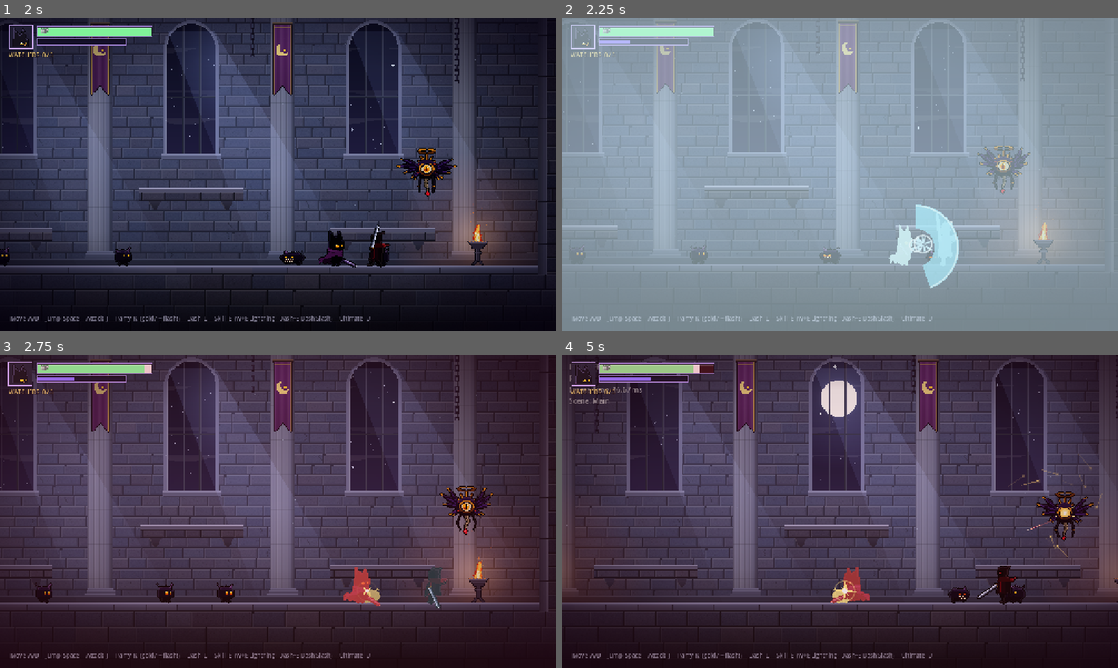
Above: before the commit, frames 1-4 (two rows, left to right).
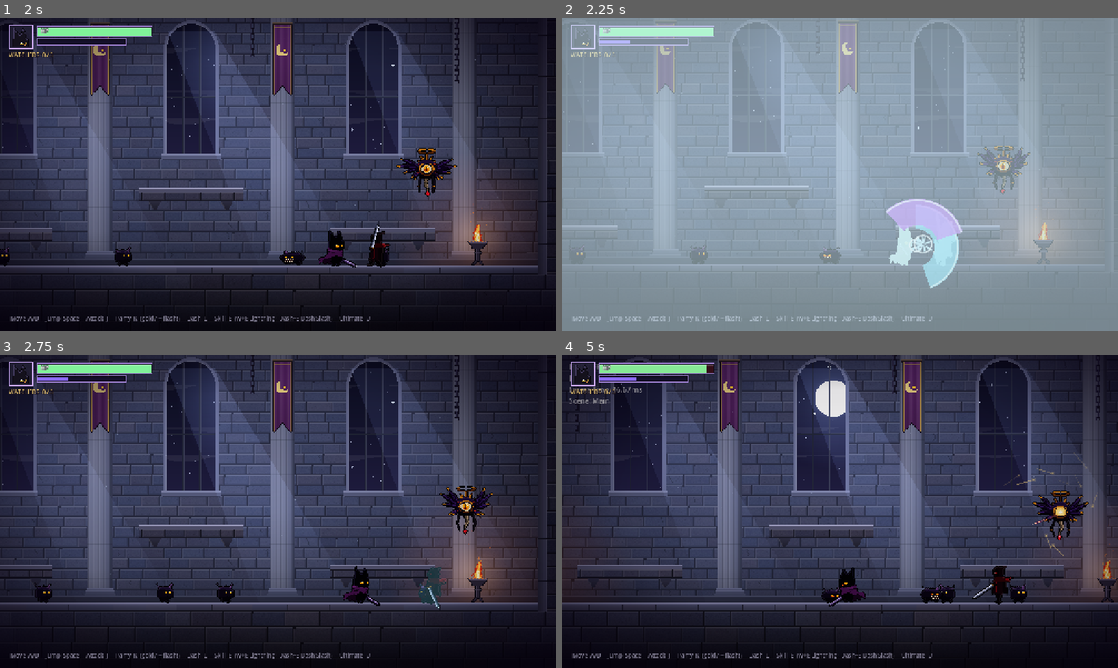
Above: after the commit, the same moments.

Repository: yunjeonghwan01-max/Vibe_voider
Game: Godot game, scene res://app/main.tscn
Same seed, same stepped clock (60 frames per second), same inputs: the game is played once before the commit and once after it. Sound files missing from this copy of the repository are replaced by a short silence.
Inputs (mouse positions are in pixels of both pictures, inside the frame that each line leads up to):
- Up to frame 1 (2 s): tap Enter at 0.5 s; move the mouse to (400, 158) at 0.52 s; hold Right (player_move_right) 0.53-1.28 s; tap J (player_attack) at 0.6 s; click (400, 158) at 0.67 s; tap Space (player_jump) at 0.77, 1.52 s; move the mouse to (166, 190) at 1.27 s; hold Down (player_move_down) from 1.28 s (still down); tap L (player_dash) at 1.35 s
- Up to frame 2 (2.25 s): move the mouse to (895, 105) at 2.02 s; release Down (player_move_down) at 2.03 s; hold Right (player_move_right) from 2.03 s (still down); tap K (player_parry) at 2.1 s
- Up to frame 3 (2.75 s): keep holding Right (player_move_right)
- Up to frame 4 (5 s): move the mouse to (812, 574) at 2.77 s; release Right (player_move_right) at 2.78 s; hold Up (player_move_up) 2.78-3.53 s; tap U (player_ultimate) at 2.85 s; click (812, 574) at 2.92 s; tap Space (player_jump) at 3.02, 3.77, 4.52 s; move the mouse to (1006, 558) at 3.52 s; hold Left (player_move_left) from 3.53 s (still down); tap 1 at 3.6 s; move the mouse to (673, 464) at 4.27 s; tap 9 at 4.35 s

Frame 1 is identical in both runs. In frame 2, 1.0% of the frame differs, in the area x 58-72%, y 57-77%; in frame 3, 9.4%; in frame 4, 32%, in the area x 0-100%, y 0-98%.

Commit message:
Counter: facing rule, one target per press, sweep stun, RCI path damage
- Melee counter only takes a glinting attack on the side you face (turn +
  counter on the same press is fine).
- Each press counters exactly one attack; simultaneous indicators need
  separate presses (chain window still links them).
- Melee success sweeps upward and staggers every field mob in front
  (no damage); other glinting attacks and bosses are left alone.
- Ranged counter also hits enemies on the line back to the shooter (20, temp).
- Haki burst 15 -> 20 (2N, temp).

Co-Authored-By: Claude Opus 5.5 <noreply@anthropic.com>

Diff:
--- a/actors/player/player.gd
+++ b/actors/player/player.gd
@@ -7,8 +7,12 @@
 ## 전투:  3연속 참격 콤보 / 반격(패링) / 슬롯 스킬(E: 기본·위·아래·대시 중 슬롯 — 장착은 slot_* 속성) / 궁극기(전투로 충전, 수동 발동)
 ##
 ## 반격 규칙: 적이 공격 직전 0.4초 동안 금빛으로 "반짝"인다. 그 순간 반격 키를 눌러야만 성공한다.
-##   - 카유공(감시자의 + 섬광, 0.4초): 바라보는 방향과 무관하게 반격 키로 받아친다 → X자 참격으로 즉사.
-##     단, 그 입력이 ParryBox 안의 반짝이는 근접 공격 반격에 쓰였다면 카유공은 받아치지 못한다.
+##   - 한 번의 입력은 대상 하나만 받아친다. 동시에 뜬 두 공격은 각각 따로 눌러야 한다.
+##   - 근접(반짝임): 그 적을 바라봐야 한다 (방향키와 반격 키를 동시에 눌러 돌아서며 받아쳐도 된다).
+##     성공하면 앞쪽으로 올려 베어 범위 안의 일반 적(field_mob)을 모두 기절시킨다 (피해 없음, 다른 반짝임은 제외).
+##   - 카유공(감시자의 + 섬광, 0.4초): 바라보는 방향과 무관하게 반격 키로 받아친다 → X자 참격 결정타,
+##     X자가 되돌아가는 길(플레이어 → 발사자)에 있던 적도 피해를 입는다.
+##     단, 그 입력이 바라보는 쪽의 반짝이는 근접 공격 반격에 쓰였다면 카유공은 받아치지 못한다.
 ##   - 연쇄 반격: 반격(근접/카유공)에 성공한 뒤 chain_window(0.2초) 안에 반격 키를 다시 누르면 "예약"된다.
 ##     예약은 창이 끝날 때까지 유효해서, 그 사이 반짝임/카유공이 생기면 자동으로 받아친다.
 ##     끝까지 받아칠 게 없으면 헛반격 없이 조용히 끝난다. 받아칠 때마다 창이 다시 열려 계속 이어갈 수 있다.
@@ -72,8 +76,12 @@
 @export var counter_damage: int = 999            # 카유공 반격 결정타 기본값 (즉사). 적이 counter_strike_damage()로 바꿀 수 있다
 @export var chain_window: float = 0.2            # 반격 성공 후 연쇄 반격 입력을 받는 시간
 @export var haki_every: int = 3                  # 연쇄 반격이 이만큼 이어질 때마다 패기 방출
-@export var haki_damage: int = 15                # 평타 1타(10)의 1.5배
+@export var haki_damage: int = 20                # 임시 2N
 @export var haki_ult_gain: float = 50.0          # 궁극기 게이지 (최대 100)
+@export var counter_sweep_reach: float = 95.0    # 근접 반격 성공의 올려 베기: 앞쪽으로 닿는 거리 (평타 약 70보다 조금 넓게)
+@export var counter_sweep_half_height: float = 60.0
+@export var counter_path_damage: int = 20        # 원거리 반격 X자가 되돌아가는 길에 있던 적 피해 (임시 2N)
+@export var counter_path_width: float = 40.0     # 그 길의 판정 폭 (선에서 이 거리 안)
 
 @export_group("Skill Slots")
 ## 입력 슬롯마다 장착한 스킬 이름. 스킬 키(E)를 누를 때 아래(S/↓) > 위(W/↑) > 기본 순으로 슬롯을 고른다.
@@ -1152,50 +1160,80 @@
 	_action_time = 0.0
 	velocity.x = move_toward(velocity.x, 0.0, run_speed)
 	_squash = Vector2(0.86, 1.14)
-
+	# 방향 전환과 반격을 동시에 눌러도 된다 — 누른 쪽을 먼저 바라본 뒤 판정한다.
+	var dir := _move_input()
+	if absf(dir) > 0.01:
+		facing = signf(dir)
+
+	# 한 번의 입력은 대상 하나만 받아친다 (동시에 뜬 두 공격은 따로 눌러야 한다).
 	var targets := _glinting_attackers()
 	if targets.is_empty():
-		# 반짝이는 근접 공격이 없으면, 열려 있는 카유공을 방향 무관하게 받아친다.
+		# 바라보는 쪽에 반짝이는 근접 공격이 없으면, 열려 있는 카유공을 방향 무관하게 받아친다.
 		var threats := _open_counter_threats()
 		if not threats.is_empty():
-			_start_counter(threats)
+			_start_counter([_nearest(threats)])
 			return
 		# 헛반격 — 반짝이지 않을 때 눌렀다. 경직 + 재사용 대기, 무적 없음.
 		_parry_success = false
 		_parry_cd = parry_whiff_cooldown
-		var dir := _move_input()
-		if absf(dir) > 0.01:
-			facing = signf(dir)
 		visual.play(&"parry")
 		_set_flash(Color(0.55, 0.7, 0.9), 0.35)
 		_sfx(sfx_whiff, 0.05)
 		_spawn_parry_stance(false)
 		return
 
+	var target := _nearest(targets)
 	_parry_success = true
 	_parry_cd = 0.0                   # 성공하면 바로 다음 공격(연격)도 받아칠 수 있다
 	_open_chain()
-	facing = signf(targets[0].global_position.x - global_position.x)
-	if facing == 0.0:
-		facing = 1.0
 	hurtbox.invincible = true
 	visual.play(&"parry_success")
 	_spawn_parry_stance(true)
-	_trigger_parry_success(targets)
+	_trigger_parry_success([target])
+	_counter_sweep()
 	_check_haki()
 
 
-## ParryBox 안에서 지금 반짝이고 있는(= 반격 가능한) 적들.
+## ParryBox 안에서 지금 반짝이고 있는(= 반격 가능한) 적 중 바라보는 쪽에 있는 적들.
+## 방향키를 누르고 있으면 그쪽을 바라보는 것으로 친다 (돌아서며 반격).
 func _glinting_attackers() -> Array[Enemy]:
+	var look := facing
+	if absf(_move_input()) > 0.01:
+		look = signf(_move_input())
 	var found: Array[Enemy] = []
 	for area in parry_box.get_overlapping_areas():
 		var hb := area as HitboxComponent
 		if hb == null:
 			continue
 		var enemy := hb.source as Enemy
-		if enemy != null and enemy.is_glinting() and not found.has(enemy):
+		if enemy == null or not enemy.is_glinting() or found.has(enemy):
+			continue
+		var dx := enemy.global_position.x - global_position.x
+		if signf(dx) == look or absf(dx) < 16.0:
 			found.append(enemy)
 	return found
+
+
+func _nearest(enemies: Array[Enemy]) -> Enemy:
+	var best: Enemy = enemies[0]
+	for e in enemies:
+		if e.global_position.distance_squared_to(global_position) < best.global_position.distance_squared_to(global_position):
+			best = e
+	return best
+
+
+## 근접 반격 성공의 올려 베기 — 앞쪽 범위 안의 일반 적("field_mob")을 모두 기절시킨다 (피해 없음).
+## 다른 반짝이는 공격은 건드리지 않는다: 그건 따로 받아쳐야 한다. 보스는 휘말리지 않는다 (기절 저항).
+func _counter_sweep() -> void:
+	var origin := global_position + Vector2(0.0, -8.0)
+	for n in get_tree().get_nodes_in_group("field_mob"):
+		var enemy := n as Enemy
+		if enemy == null or enemy.state == Enemy.State.DEAD or enemy.is_glinting():
+			continue
+		var d := enemy.hurtbox.global_position - origin
+		if d.x * facing >= -16.0 and d.x * facing <= counter_sweep_reach and absf(d.y) <= counter_sweep_half_height:
+			enemy.on_parried(global_position)
+	_spawn_slash(-75.0, 1.35)             # 위로 크게 올려 베는 칼빛
 
 
 ## 카유공 창이 열려 있는 적들 (방향·거리 무관).
@@ -1233,7 +1271,24 @@
 		enemy.on_countered(global_position)
 		if dmg > 0:
 			_spawn_counter_slash(enemy, dmg)
+		_strike_counter_path(enemy)
 	_check_haki()
+
+
+## 원거리 반격의 X자가 발사자에게 되돌아가는 길(플레이어 → 발사자 직선) 위에 있던 다른 적에게도 피해를 준다.
+func _strike_counter_path(shooter: Enemy) -> void:
+	var a := global_position + Vector2(0.0, -8.0)
+	var b := shooter.global_position
+	for n in get_tree().get_nodes_in_group("enemy"):
+		var enemy := n as Enemy
+		if enemy == null or enemy == shooter or enemy.state == Enemy.State.DEAD:
+			continue
+		var p := enemy.hurtbox.global_position
+		var closest := Geometry2D.get_closest_point_to_segment(p, a, b)
+		if p.distance_to(closest) <= counter_path_width:
+			var push := (b - a).normalized() * 160.0
+			if enemy.hurtbox.receive_hit(counter_path_damage, self, push):
+				_spawn_spark(p, Color(0.8, 0.5, 1.0, 1.0), 8, 360.0, 0.0, 40.0)
 
 
 func _spawn_counter_slash(enemy: Enemy, dmg: int) -> void:
--- a/actors/player/player_tuning.cfg
+++ b/actors/player/player_tuning.cfg
@@ -58,7 +58,14 @@
 chain_window=0.2
 ; 연쇄 반격 몇 번마다 패기 방출
 haki_every=3
-haki_damage=15
+; 패기 방출 피해 (임시 2N)
+haki_damage=20
+; 근접 반격 성공의 올려 베기: 앞쪽 닿는 거리 / 위아래 반폭 — 범위 안 일반 적 기절 (피해 없음)
+counter_sweep_reach=95.0
+counter_sweep_half_height=60.0
+; 원거리 반격 X자가 되돌아가는 길에 있던 적 피해 (임시 2N) / 그 길의 폭
+counter_path_damage=20
+counter_path_width=40.0
 
 ; ── 궁극기 게이지 ──
 ultimate_max=100.0
